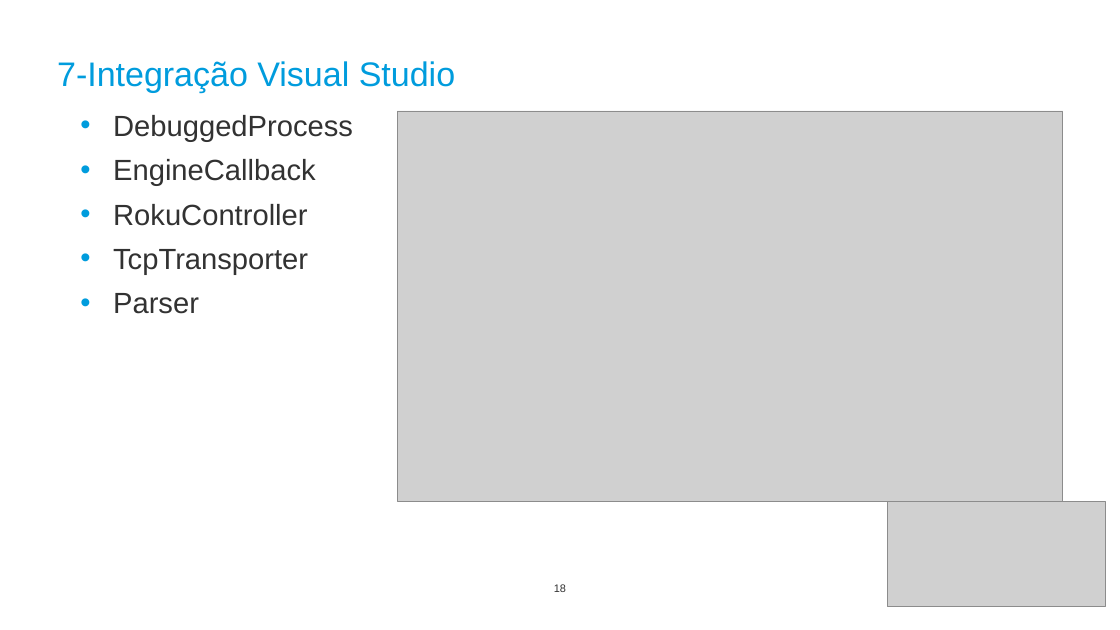
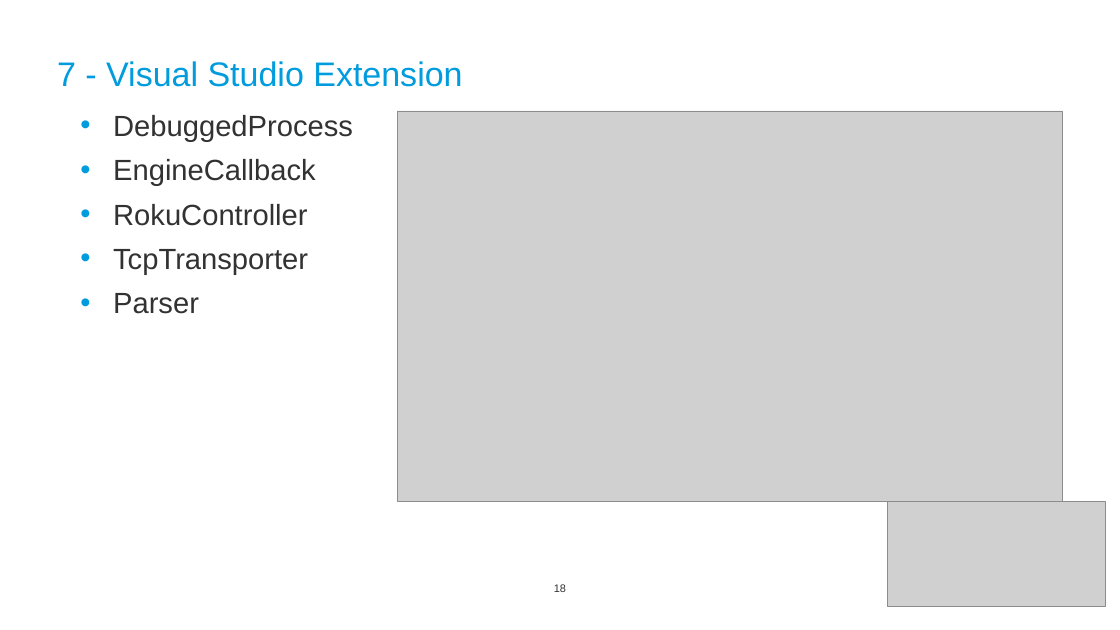
Before and after one commit to celsoaf/BrightScript-Debugger, a slide deck: slide 18 of doc/10-Apresentação.pptx. Drawn at 1120x630 pixels with LibreOffice and Linux fonts; fonts in the diff are those of the drawing; grey boxes stand for pictures; background and template pictures are left out. Boxes give left, top, right and bottom in pixels: in the first picture for what was removed or moved away, otherwise in the second. Text is boxed around its words. In the diff, an @@ line names an element or a change of style, - is before the commit and + after.

```diff
--- a/doc/10-Apresentação.pptx
+++ b/doc/10-Apresentação.pptx
@@ title at (57,61,462,87): text changed @@
-7-Integração Visual Studio
+7 - Visual Studio Extension
```
Also in this commit, not shown: 11 other slides changed.
